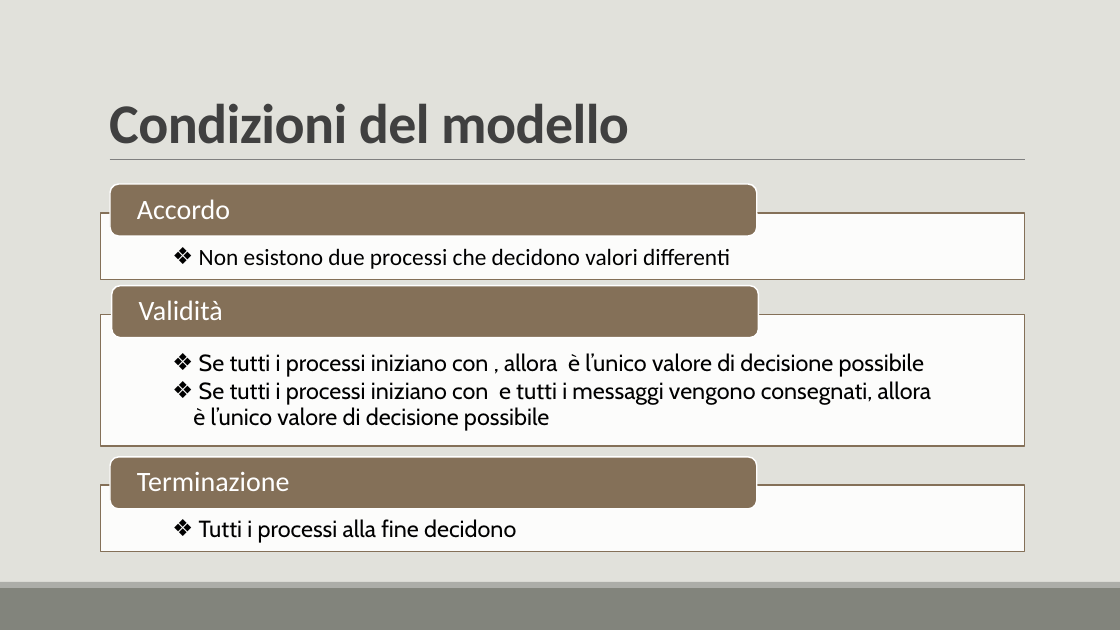
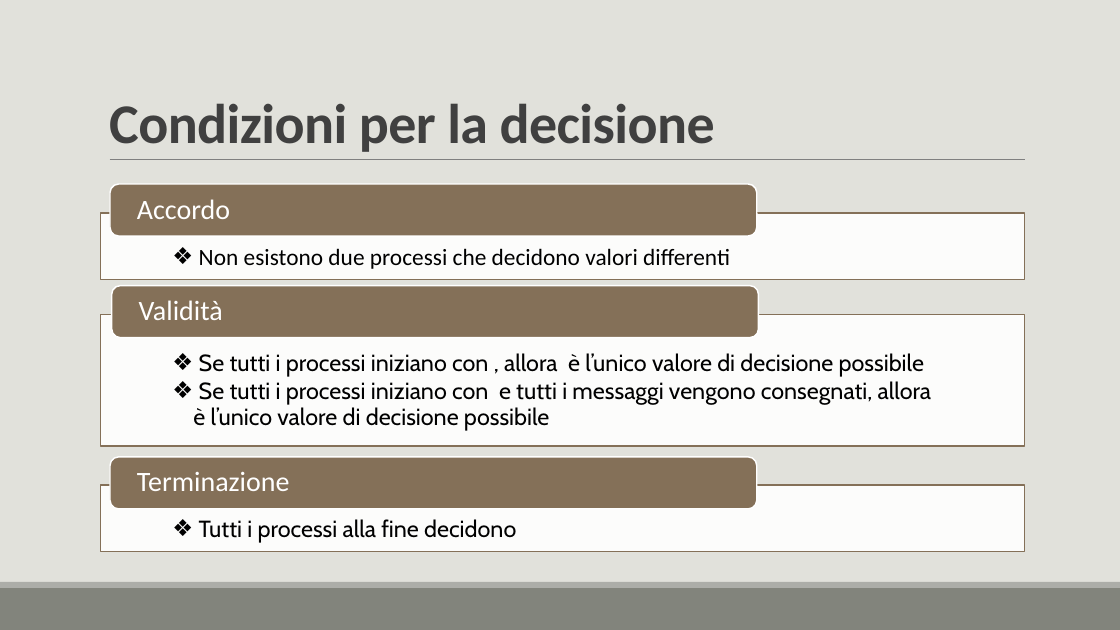
Before and after one commit to lory9894University/mcad, a slide deck: slide 11 of Prensentazione_V2.pptx. Drawn at 1120x630 pixels with LibreOffice and Linux fonts; fonts in the diff are those of the drawing. Boxes give left, top, right and bottom in pixels: in the first picture for what was removed or moved away, otherwise in the second. Text is boxed around its words. In the diff, an @@ line names an element or a change of style, - is before the commit and + after.

Commit message:
08/01/2022 15:45

```diff
--- a/Prensentazione_V2.pptx
+++ b/Prensentazione_V2.pptx
@@ title at [109, 103, 715, 152]: text changed @@
-Condizioni del modello
+Condizioni per la decisione
```
Also in this commit, not shown: 1 other slide changed.
